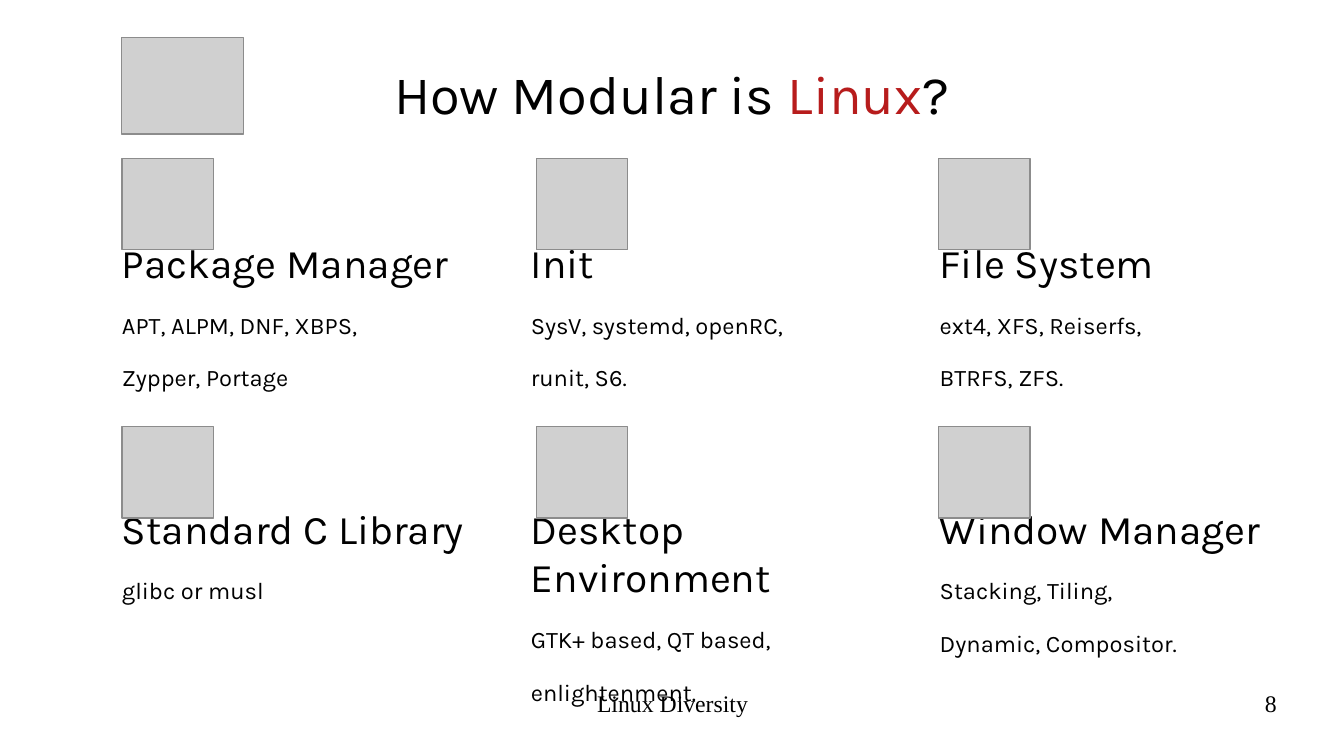
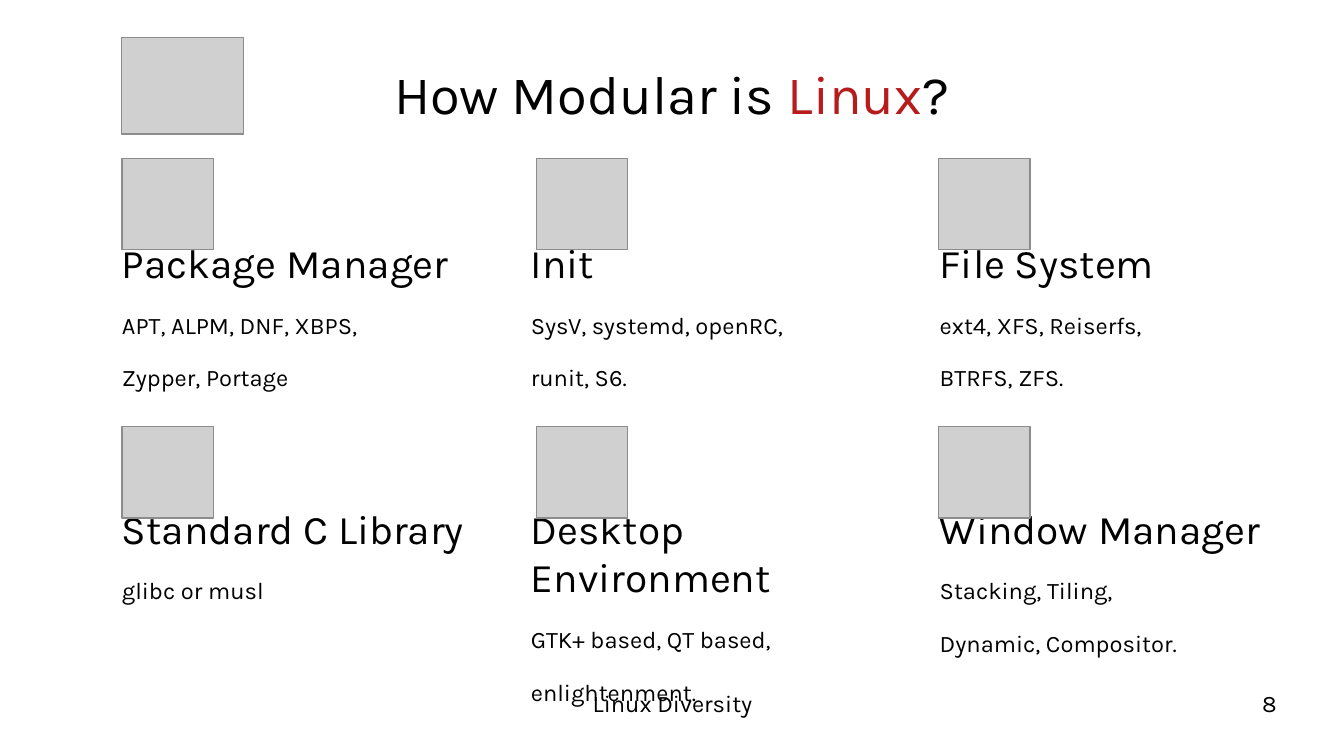
Before and after one commit to epsi-rns/epsi-rns.github.io, a slide deck: slide 8 of assets/posts/system/2020/02/presentation-linux-diversity.odp. Drawn at 1344x756 pixels with LibreOffice and Linux fonts; fonts in the diff are those of the drawing; grey boxes stand for pictures; background and template pictures are left out. Boxes give left, top, right and bottom in pixels: in the first picture for what was removed or moved away, otherwise in the second. Text is boxed around its words. In the diff, an @@ line names an element or a change of style, - is before the commit and + after.

Commit message:
presentation: Linux Diversity: PDF Version

```diff
--- a/assets/posts/system/2020/02/presentation-linux-diversity.odp
+++ b/assets/posts/system/2020/02/presentation-linux-diversity.odp
@@ text "Linux Diversity" at <box>593,691,752,718</box>: font Times New Roman to Karla @@
@@ page number at <box>1262,697,1277,713</box>: font Times New Roman to Karla @@
```
Also in this commit, not shown: 38 other slides changed, 1 other file.
